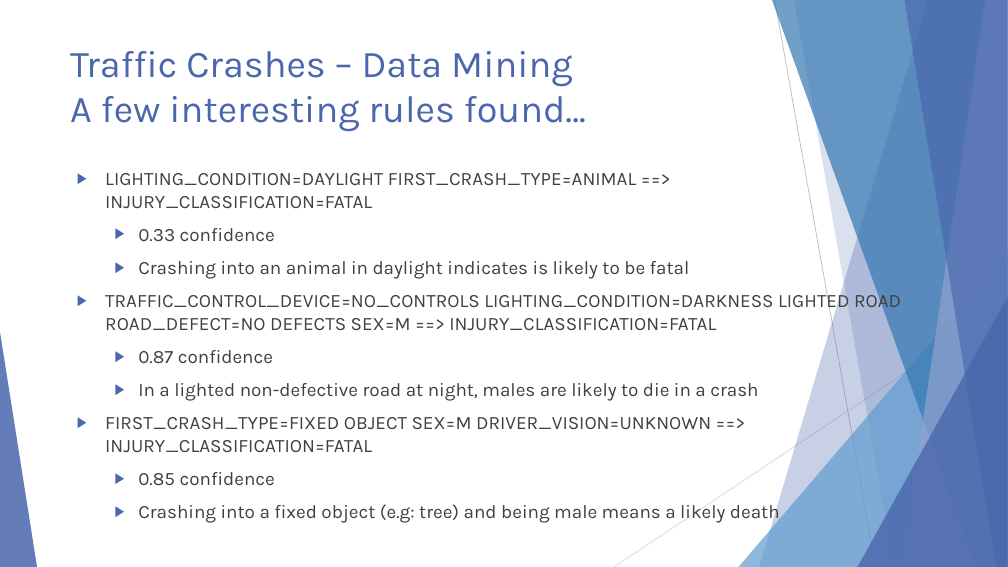
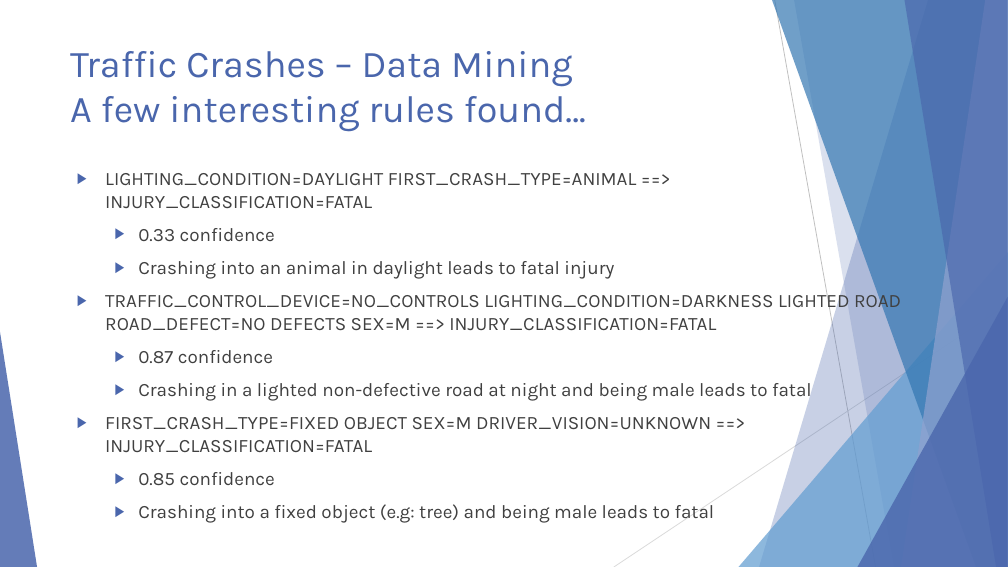
Before and after one commit to ndarwich/Crash-Analysis, a slide deck: slide 30 of Slides/An Investigation.pptx. Drawn at 1008x567 pixels with LibreOffice and Linux fonts; fonts in the diff are those of the drawing. Boxes give left, top, right and bottom in pixels: in the first picture for what was removed or moved away, otherwise in the second. Text is boxed around its words. In the diff, an @@ line names an element or a change of style, - is before the commit and + after.

```diff
--- a/Slides/An Investigation.pptx
+++ b/Slides/An Investigation.pptx
@@ text at bbox=[138, 261, 614, 279]: text changed @@
-  ▶ Crashing into an animal in daylight indicates is likely to be fatal
+  ▶ Crashing into an animal in daylight leads to fatal injury
@@ text at bbox=[138, 383, 812, 402]: text changed @@
-  ▶ In a lighted non-defective road at night, males are likely to die in a crash
+  ▶ Crashing in a lighted non-defective road at night and being male leads to fatal
@@ text at bbox=[138, 504, 715, 523]: text changed @@
-  ▶ Crashing into a fixed object (e.g: tree) and being male means a likely death
+  ▶ Crashing into a fixed object (e.g: tree) and being male leads to fatal
```
Also in this commit, not shown: 3 other slides changed.
